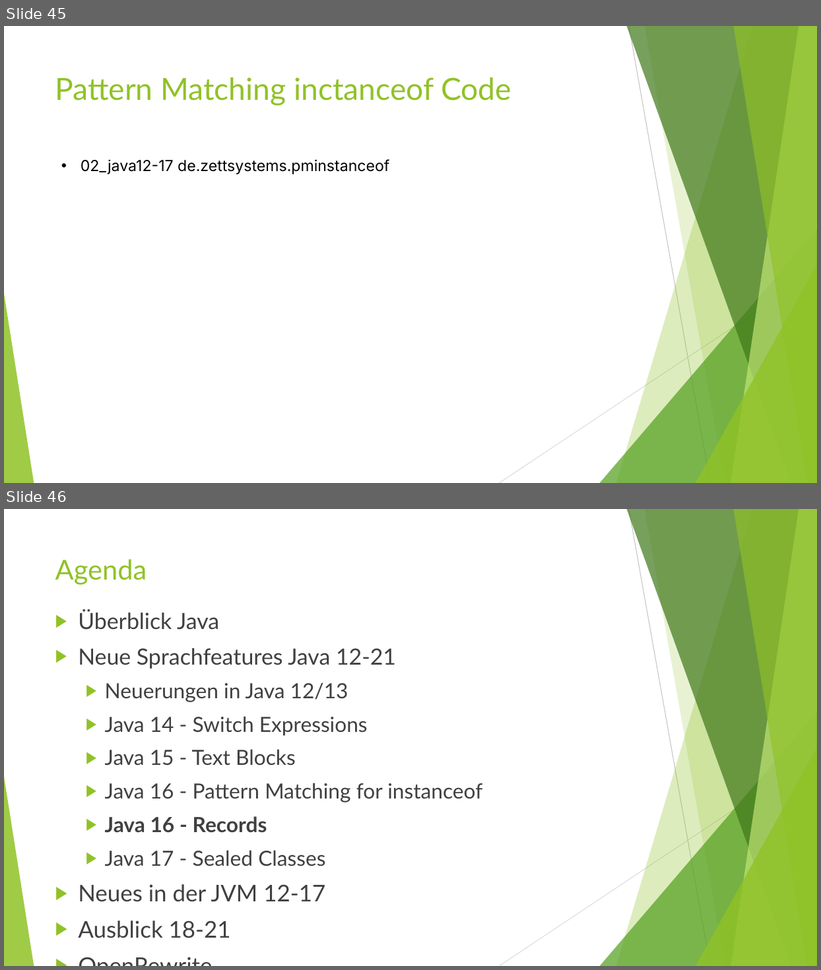
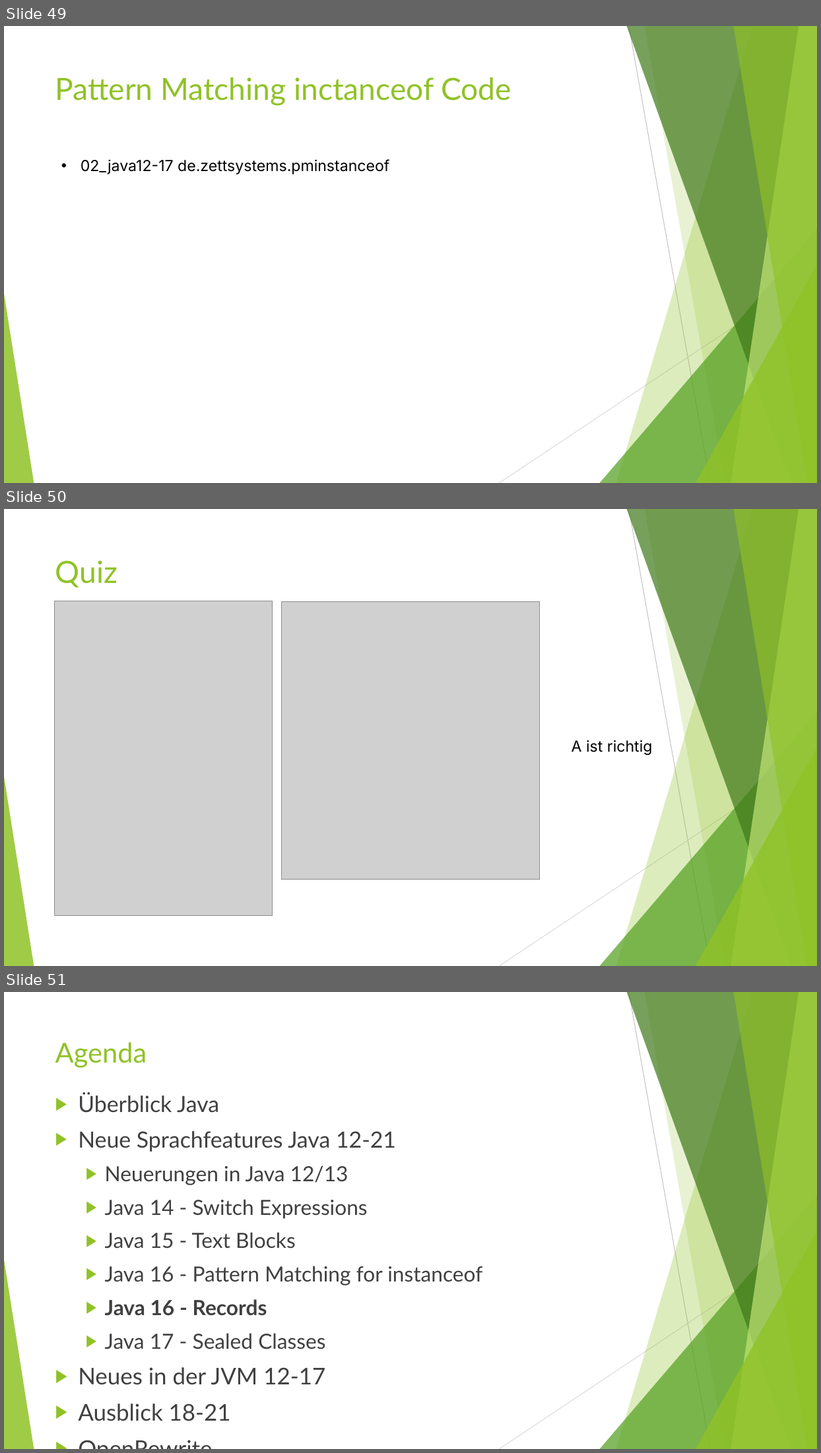
Before and after one commit to MichaelZett/20250210_java_12_17, a slide deck: Neuerungen_Java_12_17.pptx. Shown one above the other, each under a label of ours: slides 45 and 46 before the commit, slides 49, 50 and 51 after it. The pictures are 821x970 and 821x1453 pixels, drawn with LibreOffice and Linux fonts; fonts in the diff are those of the drawing; grey boxes stand for pictures. Boxes give left, top, right and bottom in pixels: in the first picture for what was removed or moved away, otherwise in the second. Text is boxed around its words. In the diff, an @@ line names an element or a change of style, - is before the commit and + after.

```diff
--- a/Neuerungen_Java_12_17.pptx
+++ b/Neuerungen_Java_12_17.pptx
@@ slide 50 added at (x1=4, y1=509, x2=817, y2=966), background #FFFFFF; not listed: 10 template elements that a slide beside it also shows @@
@@ title added at (x1=55, y1=560, x2=118, y2=588), 36 pt, text #90C226 @@
+Quiz
@@ picture added at (x1=54, y1=601, x2=272, y2=916) @@
@@ picture added at (x1=282, y1=601, x2=539, y2=879) @@
@@ text added at (x1=572, y1=740, x2=653, y2=755), 18 pt, text #000000 @@
+A ist richtig
@@ what was slide 45 is now slide 49 @@
@@ what was slide 46 is now slide 51 @@
```
Also in this commit, not shown: 3 slides changed, 4 other slides added, 1 other file.
